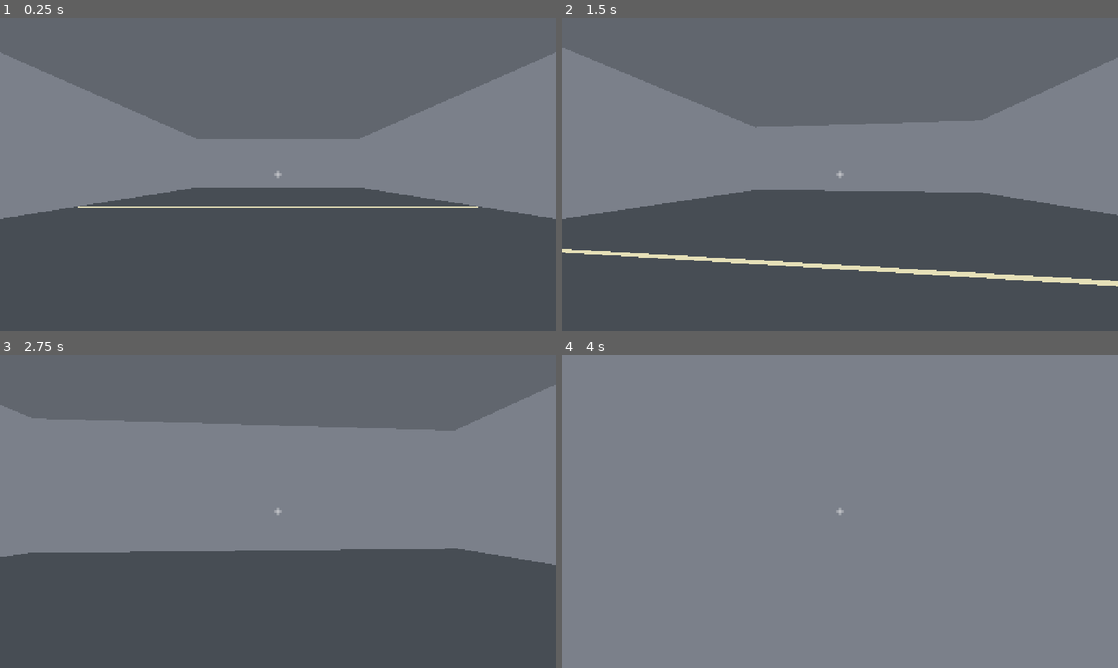
Above: before the commit, frames 1-4 (two rows, left to right).
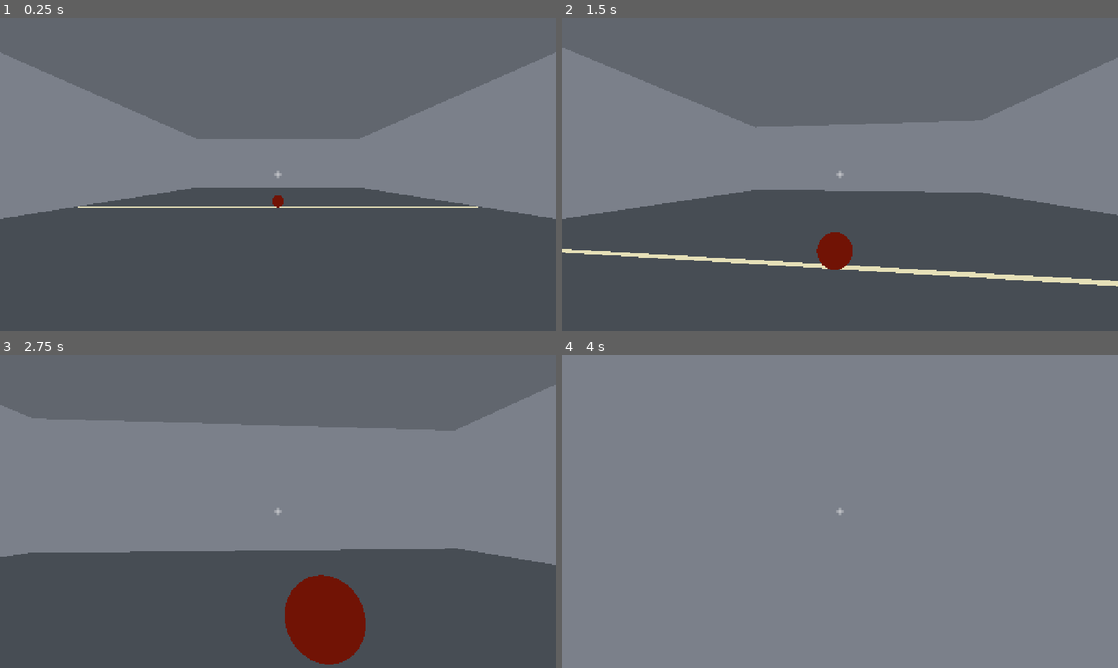
Above: after the commit, the same moments.

Repository: copley/dodgeball-fps
Game: Godot game, scene res://scenes/main.tscn
Two runs of this game, one before a commit and one after it. Both use one fixed random seed, a clock stepped at 60 frames per second and the inputs below.
Inputs (mouse positions are in pixels of both pictures, inside the frame that each line leads up to):
- Up to frame 1 (0.25 s): no input
- Up to frame 2 (1.5 s): tap Enter at 0.5 s; move the mouse to (867, 174) at 0.52 s; hold E (pickup_ball, bound only after the commit) 0.53-1.28 s; hold W (move_forward) from 0.53 s (still down); click (867, 174) at 0.8 s; move the mouse to (812, 174) at 1.27 s; click (812, 174) at 1.35 s
- Up to frame 3 (2.75 s): keep holding W (move_forward); tap E (pickup_ball, bound only after the commit) at 1.55 s; move the mouse to (289, 505) at 2.02 s; hold E (pickup_ball, bound only after the commit) from 2.03 s (still down); click (289, 505) at 2.3 s
- Up to frame 4 (4 s): keep holding W (move_forward); move the mouse to (834, 517) at 2.77 s; release E (pickup_ball, bound only after the commit) at 2.78 s; click (834, 517) at 2.85 s; tap E (pickup_ball, bound only after the commit) at 3.05 s; move the mouse to (878, 514) at 3.52 s; hold E (pickup_ball, bound only after the commit) from 3.53 s (still down); click (878, 514) at 3.8 s

The runs differ from the first frame. In frame 1, less than 0.1% of the frame differs, in the area x 49-51%, y 56-61%; in frame 2, 0.6%; in frame 3, 3.2%, in the area x 51-66%, y 70-99%; in frame 4, nothing differs.

Commit message:
feat: add ball pickup and charged throwing

Diff:
--- a/project.godot
+++ b/project.godot
@@ -40,6 +40,14 @@
 "deadzone": 0.5,
 "events": [Object(InputEventKey,"physical_keycode":68)]
 }
+pickup_ball={
+"deadzone": 0.5,
+"events": [Object(InputEventKey,"physical_keycode":69)]
+}
+throw_ball={
+"deadzone": 0.5,
+"events": [Object(InputEventMouseButton,"button_index":1)]
+}
 
 [physics]
 
--- /dev/null
+++ b/scenes/ball.tscn
@@ -0,0 +1,28 @@
+[gd_scene load_steps=5 format=3]
+
+[ext_resource type="Script" path="res://scripts/ball.gd" id="1_ball"]
+
+[sub_resource type="StandardMaterial3D" id="StandardMaterial3D_ball"]
+albedo_color = Color(0.9, 0.18, 0.08, 1)
+roughness = 0.65
+
+[sub_resource type="SphereMesh" id="SphereMesh_ball"]
+material = SubResource("StandardMaterial3D_ball")
+radius = 0.3
+height = 0.6
+
+[sub_resource type="SphereShape3D" id="SphereShape3D_ball"]
+radius = 0.3
+
+[node name="Ball" type="RigidBody3D"]
+collision_layer = 4
+collision_mask = 1
+mass = 0.45
+continuous_cd = true
+script = ExtResource("1_ball")
+
+[node name="MeshInstance3D" type="MeshInstance3D" parent="."]
+mesh = SubResource("SphereMesh_ball")
+
+[node name="CollisionShape3D" type="CollisionShape3D" parent="."]
+shape = SubResource("SphereShape3D_ball")
--- a/scenes/player.tscn
+++ b/scenes/player.tscn
@@ -7,6 +7,8 @@
 height = 1.8
 
 [node name="Player" type="CharacterBody3D"]
+collision_layer = 2
+collision_mask = 1
 floor_snap_length = 0.25
 floor_stop_on_slope = true
 script = ExtResource("1_player")
@@ -19,3 +21,6 @@
 position = Vector3(0, 1.6, 0)
 current = true
 near = 0.05
+
+[node name="BallHoldPosition" type="Marker3D" parent="Camera3D"]
+position = Vector3(0.35, -0.25, -1.15)
--- /dev/null
+++ b/scripts/ball.gd
@@ -0,0 +1,79 @@
+class_name Dodgeball
+extends RigidBody3D
+
+signal picked_up
+signal thrown(speed: float)
+signal reset
+
+enum BallState {
+	AVAILABLE,
+	HELD,
+	THROWN,
+}
+
+@export var reset_height: float = -5.0
+@export var reset_horizontal_distance: float = 40.0
+
+var state: int = BallState.AVAILABLE
+var spawn_transform: Transform3D
+var hold_position: Marker3D
+
+
+func _ready() -> void:
+	sleeping_state_changed.connect(_on_sleeping_state_changed)
+
+
+func _physics_process(_delta: float) -> void:
+	if state == BallState.HELD and is_instance_valid(hold_position):
+		global_transform = hold_position.global_transform
+	elif (
+		global_position.y < reset_height
+		or absf(global_position.x) > reset_horizontal_distance
+		or absf(global_position.z) > reset_horizontal_distance
+	):
+		reset_to(spawn_transform)
+
+
+func _on_sleeping_state_changed() -> void:
+	if sleeping and state == BallState.THROWN:
+		state = BallState.AVAILABLE
+
+
+func is_available() -> bool:
+	return state == BallState.AVAILABLE
+
+
+func hold_at(marker: Marker3D) -> void:
+	if not is_available():
+		return
+	state = BallState.HELD
+	hold_position = marker
+	freeze = true
+	linear_velocity = Vector3.ZERO
+	angular_velocity = Vector3.ZERO
+	picked_up.emit()
+
+
+func throw(direction: Vector3, speed: float) -> void:
+	if state != BallState.HELD:
+		return
+	global_transform = hold_position.global_transform
+	hold_position = null
+	state = BallState.THROWN
+	freeze = false
+	linear_velocity = direction.normalized() * speed
+	angular_velocity = Vector3(4.0, 2.0, 1.0)
+	thrown.emit(speed)
+
+
+func reset_to(new_spawn_transform: Transform3D) -> void:
+	spawn_transform = new_spawn_transform
+	hold_position = null
+	state = BallState.AVAILABLE
+	freeze = true
+	global_transform = spawn_transform
+	linear_velocity = Vector3.ZERO
+	angular_velocity = Vector3.ZERO
+	freeze = false
+	sleeping = false
+	reset.emit()
--- a/scripts/main.gd
+++ b/scripts/main.gd
@@ -1,11 +1,25 @@
 extends Node3D
 
 const PLAYER_SCENE: PackedScene = preload("res://scenes/player.tscn")
+const BALL_SCENE: PackedScene = preload("res://scenes/ball.tscn")
 
 @onready var player_spawn: Marker3D = $Court/SpawnMarkers/PlayerSpawn
+@onready var ball_spawn: Marker3D = $Court/SpawnMarkers/BallSpawn
+
+var ball: Dodgeball
 
 
 func _ready() -> void:
-	var player: CharacterBody3D = PLAYER_SCENE.instantiate()
+	var player: PlayerController = PLAYER_SCENE.instantiate()
 	add_child(player)
 	player.global_transform = player_spawn.global_transform
+	player.pickup_requested.connect(_on_pickup_requested)
+
+	ball = BALL_SCENE.instantiate()
+	add_child(ball)
+	ball.reset_to(ball_spawn.global_transform)
+
+
+func _on_pickup_requested(player: PlayerController) -> void:
+	if player.can_pick_up(ball):
+		player.give_ball(ball)
--- a/scripts/player.gd
+++ b/scripts/player.gd
@@ -1,12 +1,22 @@
+class_name PlayerController
 extends CharacterBody3D
+
+signal pickup_requested(player: PlayerController)
 
 @export var move_speed: float = 7.0
 @export var mouse_sensitivity: float = 0.002
 @export_range(1.0, 89.0, 1.0) var vertical_look_limit_degrees: float = 85.0
+@export var pickup_range: float = 2.0
+@export var minimum_throw_speed: float = 8.0
+@export var maximum_throw_speed: float = 22.0
+@export var full_charge_seconds: float = 1.25
 
 @onready var camera: Camera3D = $Camera3D
+@onready var ball_hold_position: Marker3D = $Camera3D/BallHoldPosition
 
 var gravity: float = ProjectSettings.get_setting("physics/3d/default_gravity")
+var held_ball: Dodgeball
+var charge_seconds: float = 0.0
 
 
 func _ready() -> void:
@@ -17,6 +27,20 @@
 	if event.is_action_pressed("ui_cancel"):
 		Input.mouse_mode = Input.MOUSE_MODE_VISIBLE
 		return
+
+	if event.is_action_pressed("pickup_ball") and held_ball == null:
+		pickup_requested.emit(self)
+
+	if event.is_action_pressed("throw_ball") and held_ball != null:
+		charge_seconds = 0.0
+
+	if event.is_action_released("throw_ball") and held_ball != null:
+		var charge_ratio := clampf(charge_seconds / full_charge_seconds, 0.0, 1.0)
+		var throw_speed := lerpf(minimum_throw_speed, maximum_throw_speed, charge_ratio)
+		var ball_to_throw := held_ball
+		held_ball = null
+		charge_seconds = 0.0
+		ball_to_throw.throw(-camera.global_basis.z, throw_speed)
 
 	if event is InputEventMouseButton and event.pressed:
 		Input.mouse_mode = Input.MOUSE_MODE_CAPTURED
@@ -35,6 +59,9 @@
 
 
 func _physics_process(delta: float) -> void:
+	if held_ball != null and Input.is_action_pressed("throw_ball"):
+		charge_seconds = minf(charge_seconds + delta, full_charge_seconds)
+
 	if not is_on_floor():
 		velocity.y -= gravity * delta
 	else:
@@ -55,3 +82,19 @@
 	velocity.x = movement_direction.x * move_speed
 	velocity.z = movement_direction.z * move_speed
 	move_and_slide()
+
+
+func can_pick_up(ball: Dodgeball) -> bool:
+	return (
+		held_ball == null
+		and ball.is_available()
+		and global_position.distance_to(ball.global_position) <= pickup_range
+	)
+
+
+func give_ball(ball: Dodgeball) -> void:
+	if held_ball != null:
+		return
+	held_ball = ball
+	charge_seconds = 0.0
+	ball.hold_at(ball_hold_position)
Not shown, added: scripts/ball.gd.uid
Not shown, changed: docs/TASKS.md
